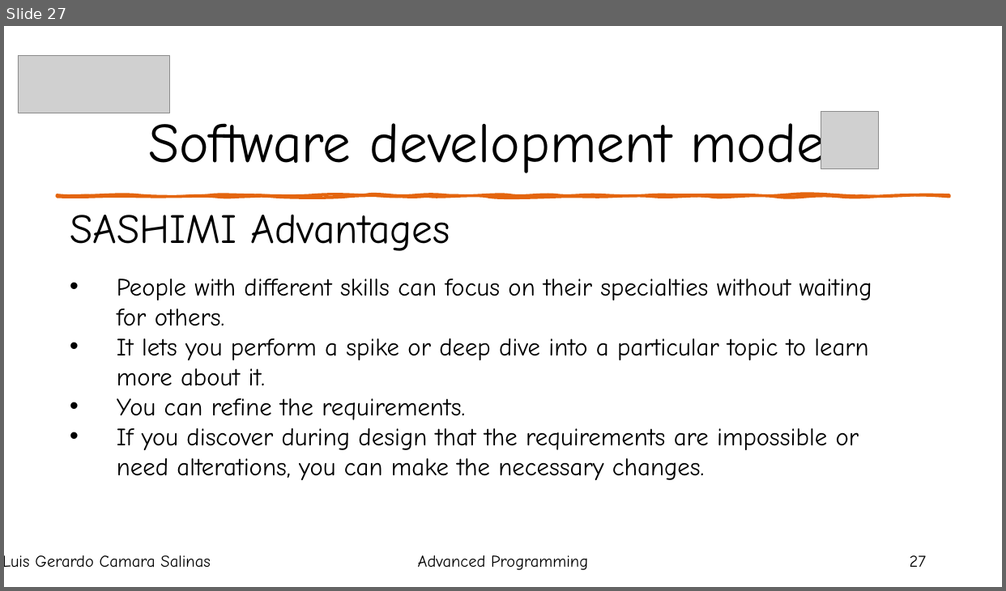
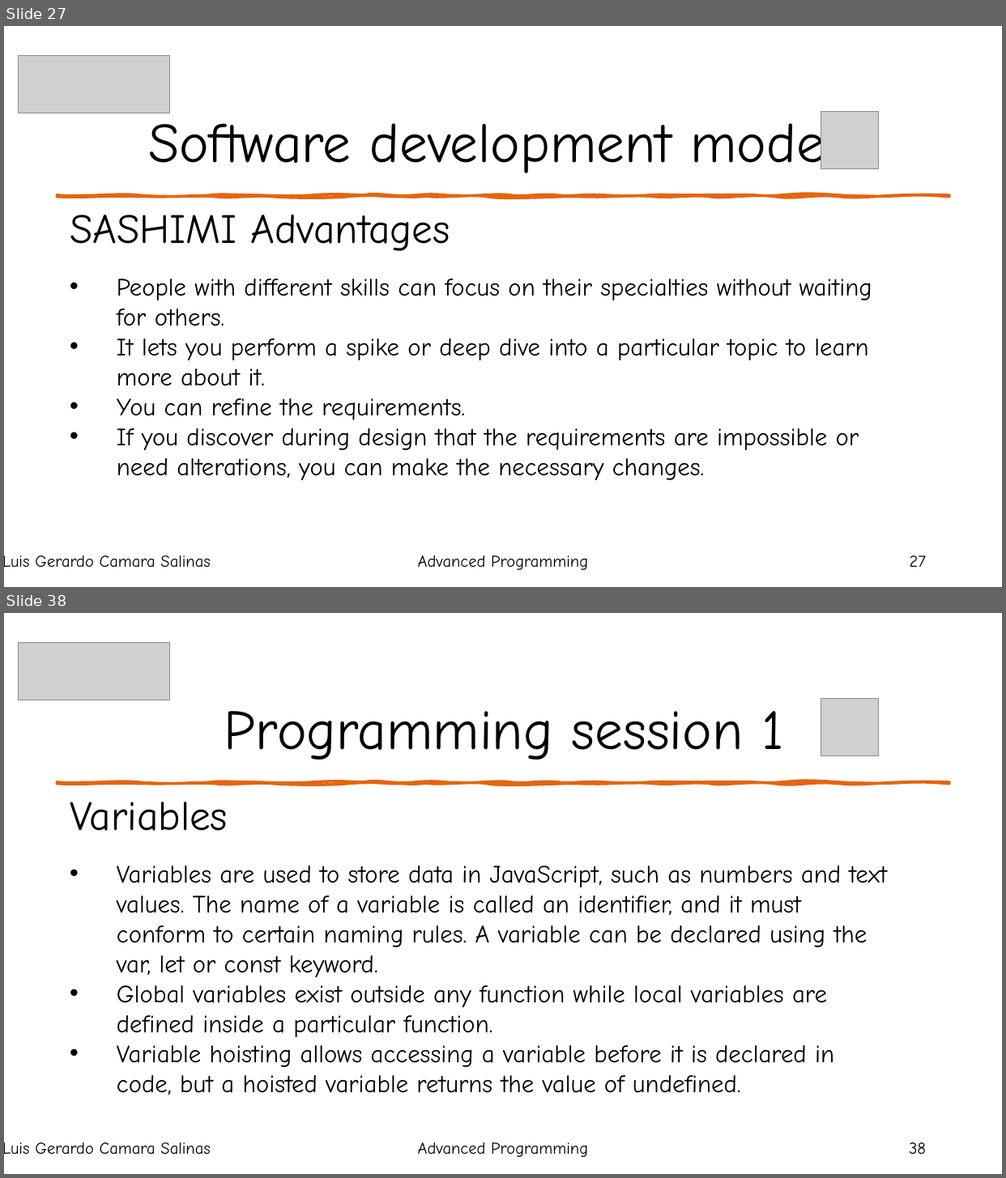
Before and after one commit to LuisGerar321/AdvancedProgramming, a slide deck: Unit1/Course.pptx. Shown one above the other, each under a label of ours: slide 27 before the commit, slides 27 and 38 after it; the slides between them are not shown. The pictures are 1006x591 and 1006x1178 pixels, drawn with LibreOffice and Linux fonts; fonts in the diff are those of the drawing; grey boxes stand for pictures. Boxes give left, top, right and bottom in pixels: in the first picture for what was removed or moved away, otherwise in the second. Text is boxed around its words. In the diff, an @@ line names an element or a change of style, - is before the commit and + after.

```diff
--- a/Unit1/Course.pptx
+++ b/Unit1/Course.pptx
@@ slide 38 added at box(4, 613, 1002, 1174), background #FFFFFF; not listed: 1 template element that a slide beside it also shows @@
@@ picture added at box(19, 643, 170, 700) @@
@@ picture added at box(821, 699, 879, 756) @@
@@ title added at box(224, 711, 784, 760), 54 pt, text #000000 @@
+Programming session 1
@@ text added at box(70, 802, 228, 831), 40 pt, text #000000 @@
+Variables
@@ text added at box(117, 866, 887, 1095), 24 pt, text #000000 @@
+• Variables are used to store data in JavaScript, such as numbers and text values. The name of a variable is called an identifier, and it must conform to certain naming rules. A variable can be declared using the var, let or const keyword.
+• Global variables exist outside any function while local variables are defined inside a particular function.
+• Variable hoisting allows accessing a variable before it is declared in code, but a hoisted variable returns the value of undefined.
@@ text added at box(4, 1143, 210, 1155), 16 pt, text #000000 @@
+Luis Gerardo Camara Salinas
@@ text added at box(418, 1143, 588, 1157), 16 pt, text #000000 @@
+Advanced Programming
@@ page number added at box(909, 1143, 926, 1154), 16 pt, text #000000 @@
+38
```
Also in this commit, not shown: 15 other slides added, 1 slide removed, 7 other files.
